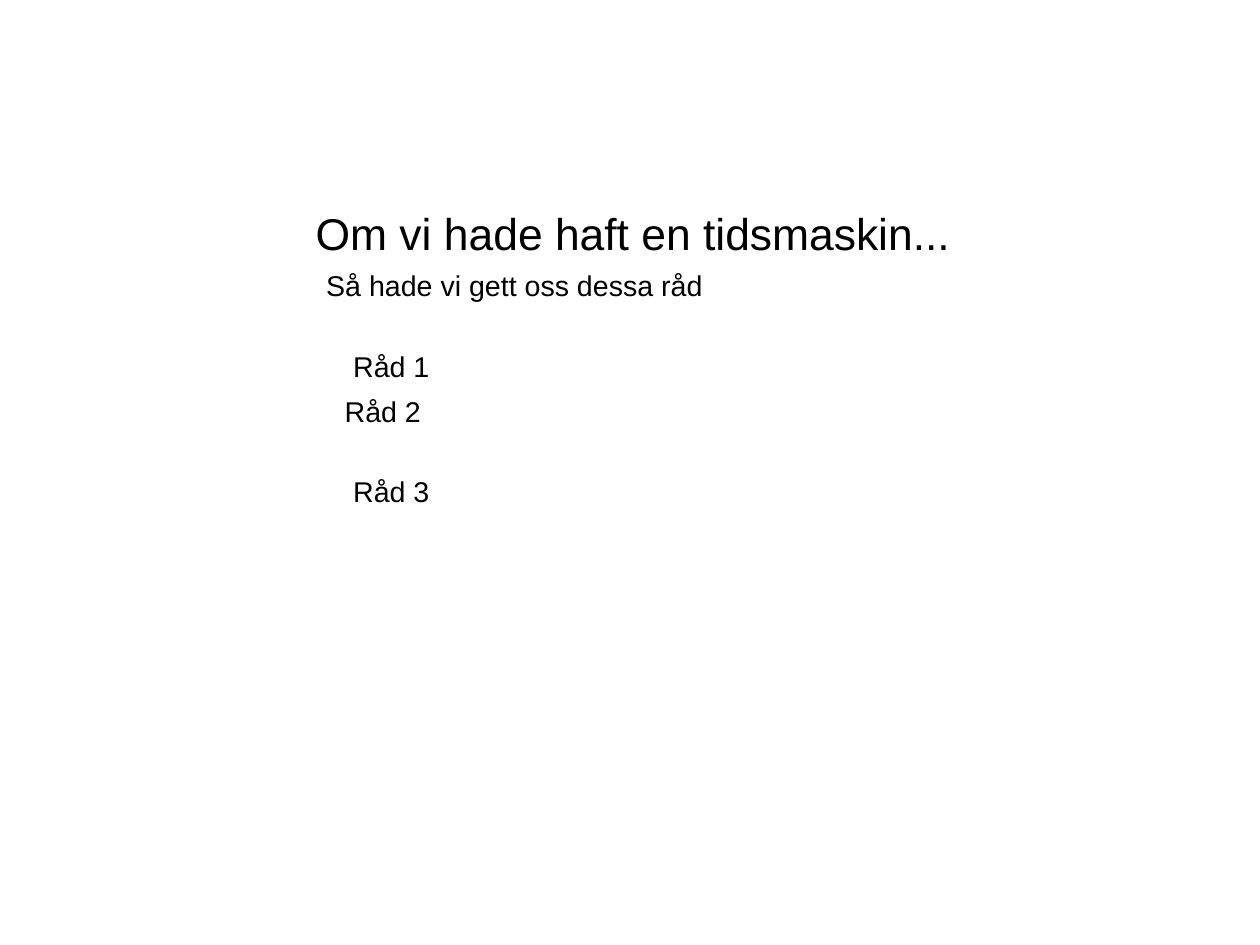
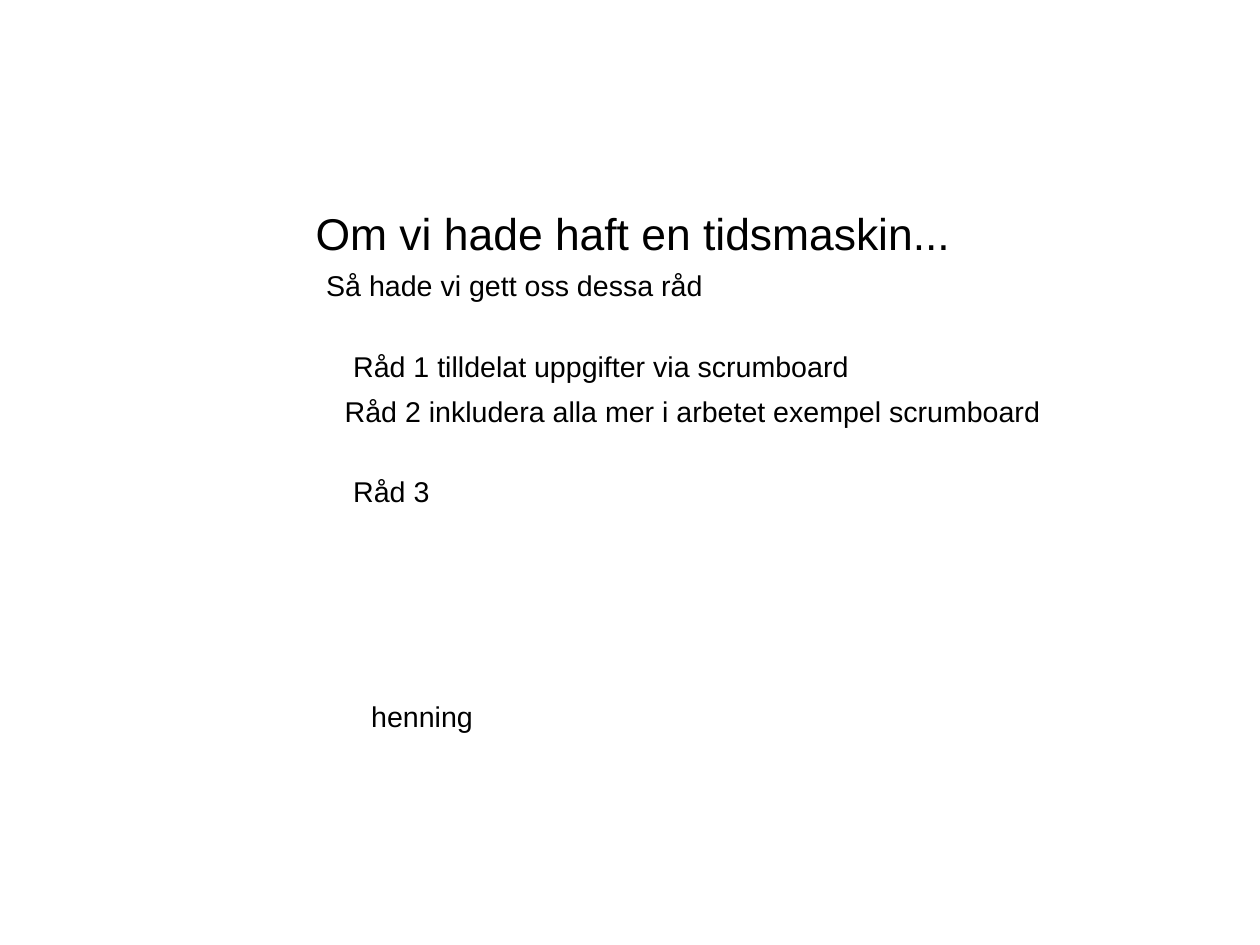
Before and after one commit to Hanicef/teamsassy, a slide deck: slide 9 of documents/Presentation.odp (slide 7 before the commit). Drawn at 1260x945 pixels with LibreOffice and Linux fonts; fonts in the diff are those of the drawing. Boxes give left, top, right and bottom in pixels: in the first picture for what was removed or moved away, otherwise in the second. Text is boxed around its words. In the diff, an @@ line names an element or a change of style, - is before the commit and + after.

Commit message:
update presentation

```diff
--- a/documents/Presentation.odp
+++ b/documents/Presentation.odp
@@ text added at bbox=[353, 355, 849, 383], 18 pt, text #000000 @@
+Råd 1 tilldelat uppgifter via scrumboard
@@ text added at bbox=[345, 400, 1040, 428], 18 pt, text #000000 @@
+Råd 2 inkludera alla mer i arbetet exempel scrumboard
@@ text added at bbox=[371, 706, 473, 732], 18 pt, text #000000 @@
+henning
```
Also in this commit, not shown: 4 other slides changed, 5 slides added, 2 slides removed.
